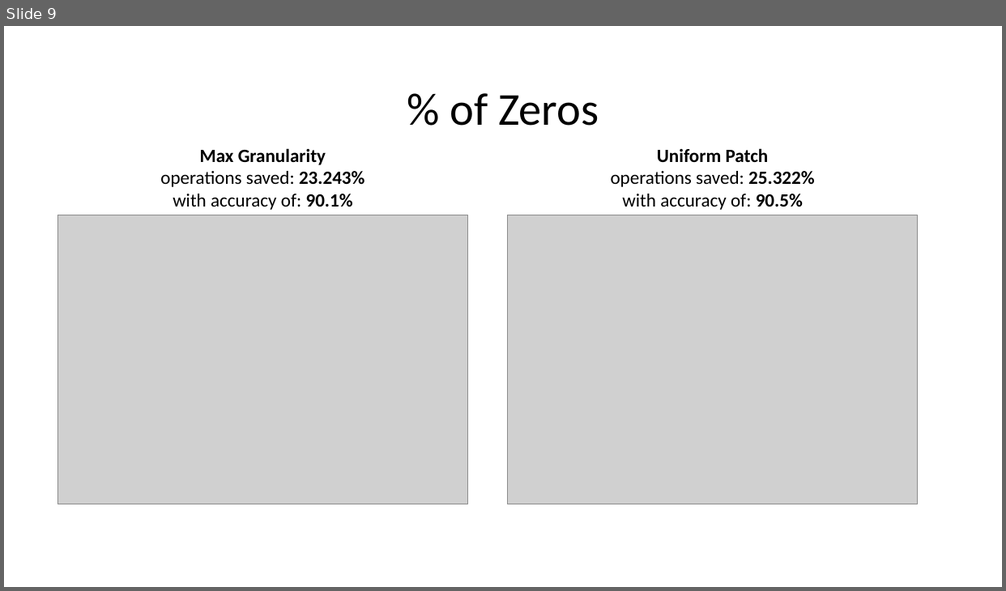
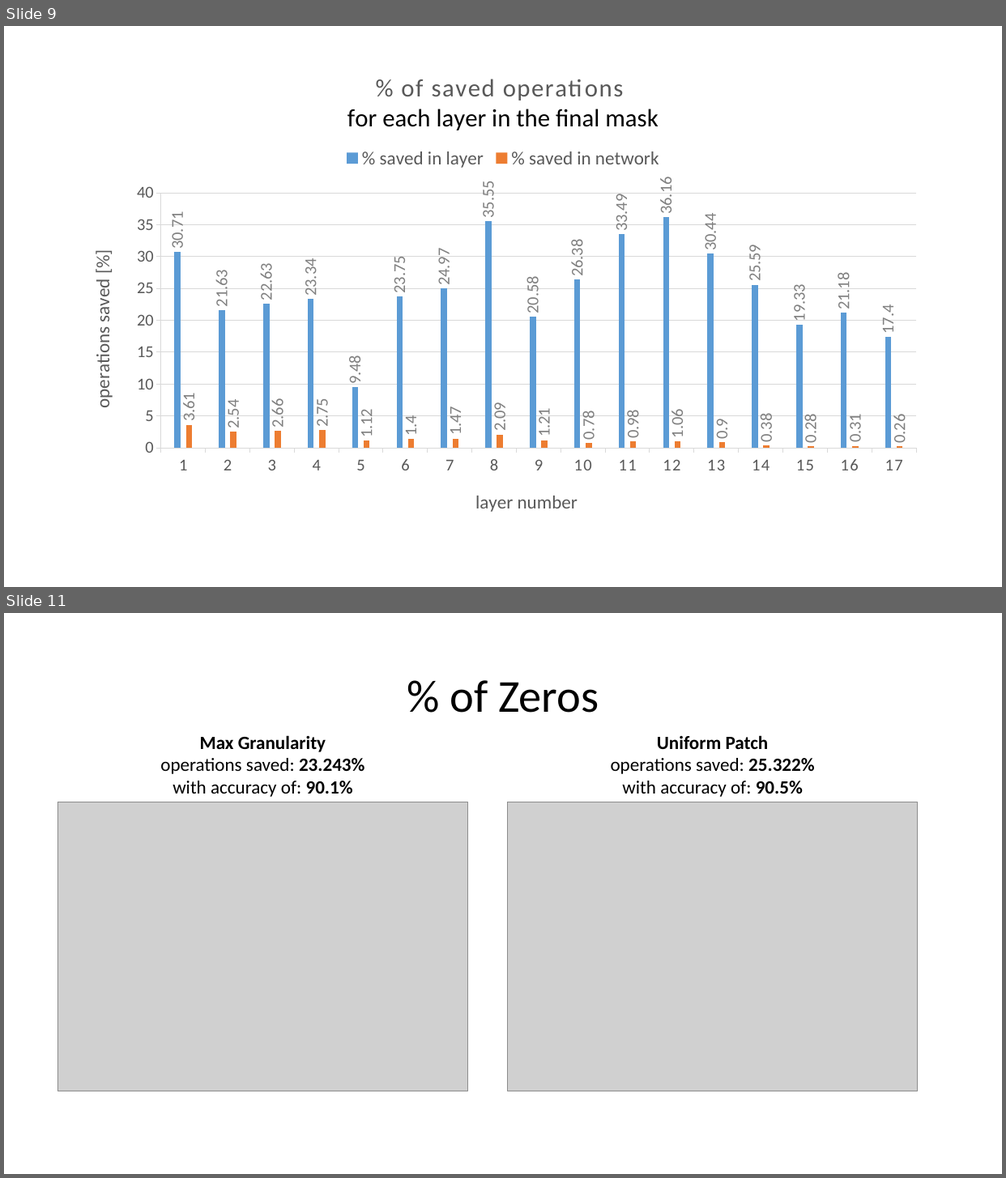
Before and after one commit to Mano-Man/Proj2, a slide deck: doc/Presentations/Results_Masks.pptx. Shown one above the other, each under a label of ours: slide 9 before the commit, slides 9 and 11 after it; the slides between them are not shown. The pictures are 1006x591 and 1006x1178 pixels, drawn with LibreOffice and Linux fonts; fonts in the diff are those of the drawing; grey boxes stand for pictures. Boxes give left, top, right and bottom in pixels: in the first picture for what was removed or moved away, otherwise in the second. Text is boxed around its words. In the diff, an @@ line names an element or a change of style, - is before the commit and + after.

```diff
--- a/doc/Presentations/Results_Masks.pptx
+++ b/doc/Presentations/Results_Masks.pptx
@@ slide 9 added at box(4, 26, 1002, 587), background #FFFFFF @@
@@ column chart added at box(73, 56, 934, 532) @@
+title "% of saved operations  for each layer in the final mask "
+categories: 1, 2, 3, 4, 5, 6, 7, 8, 9, 10, 11, 12, 13, 14, 15, 16, 17
+% saved in layer: 30.71, 21.63, 22.63, 23.34, 9.48, 23.75, 24.97, 35.55, 20.58, 26.38, 33.49, 36.16, 30.44, 25.59, 19.33, 21.18, 17.4
+% saved in network: 3.61, 2.54, 2.66, 2.75, 1.12, 1.4, 1.47, 2.09, 1.21, 0.78, 0.98, 1.06, 0.9, 0.38, 0.28, 0.31, 0.26
@@ what was slide 9 is now slide 11 @@
```
Also in this commit, not shown: 4 slides changed, 5 other slides added, 8 other files.
